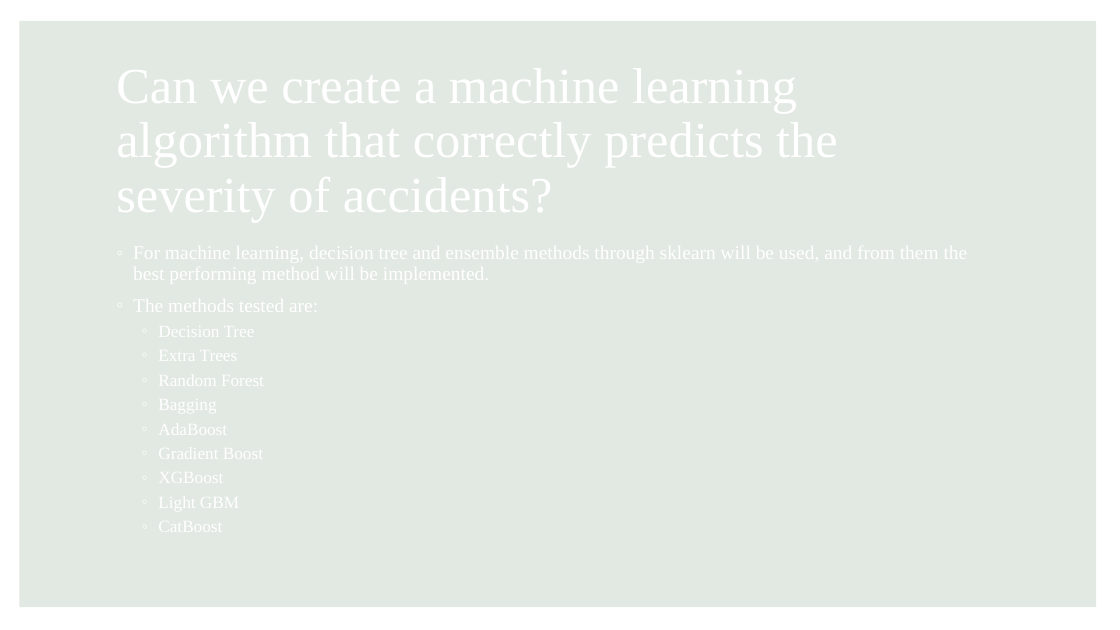
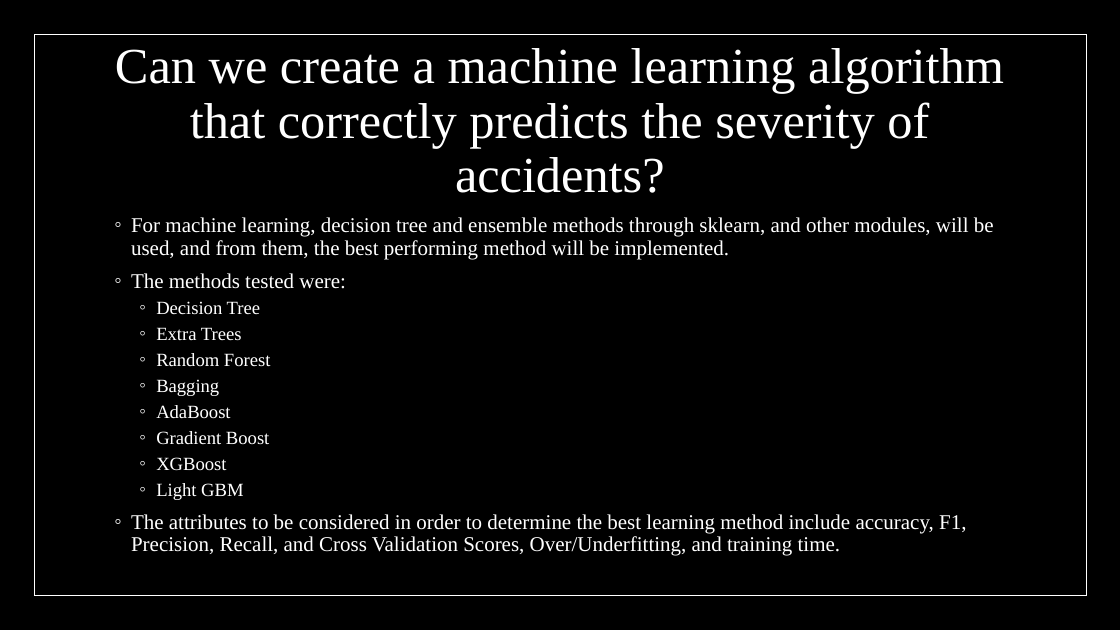
Before and after one commit to GenTaylor/Traffic-Accident-Analysis, a slide deck: slide 35 of Traffic Analysis and Severity Prediction.pptx. Drawn at 1120x630 pixels with LibreOffice and Linux fonts; fonts in the diff are those of the drawing. Boxes give left, top, right and bottom in pixels: in the first picture for what was removed or moved away, otherwise in the second. Text is boxed around its words. In the diff, an @@ line names an element or a change of style, - is before the commit and + after.

```diff
--- a/Traffic Analysis and Severity Prediction.pptx
+++ b/Traffic Analysis and Severity Prediction.pptx
@@ background #243741 to #000000 @@
@@ rectangle removed at (x1=0, y1=0, x2=1120, y2=630) @@
@@ rectangle removed at (x1=19, y1=21, x2=1096, y2=607) @@
@@ rectangle added at (x1=22, y1=22, x2=1099, y2=608), fill #000000 at 60% opacity @@
@@ rectangle added at (x1=34, y1=34, x2=1086, y2=596), outline #FFFFFF 0.5 pt @@
@@ title added at (x1=115, y1=48, x2=1004, y2=193), 43.2 pt, text #FFFFFF @@
+Can we create a machine learning algorithm that correctly predicts the severity of accidents?
@@ text added at (x1=131, y1=217, x2=994, y2=556), 18 pt, text #FFFFFF @@
+◦ For machine learning, decision tree and ensemble methods through sklearn, and other modules, will be used, and from them, the best performing method will be implemented.
+◦ The methods tested were:
+  ◦ Decision Tree
+  ◦ Extra Trees
+  ◦ Random Forest
+  ◦ Bagging
+  ◦ AdaBoost
+  ◦ Gradient Boost
+  ◦ XGBoost
+  ◦ Light GBM
+◦ The attributes to be considered in order to determine the best learning method include accuracy, F1, Precision, Recall, and Cross Validation Scores, Over/Underfitting, and training time.
```
Also in this commit, not shown: 2 other slides changed, 2 slides added, 1 other file.
